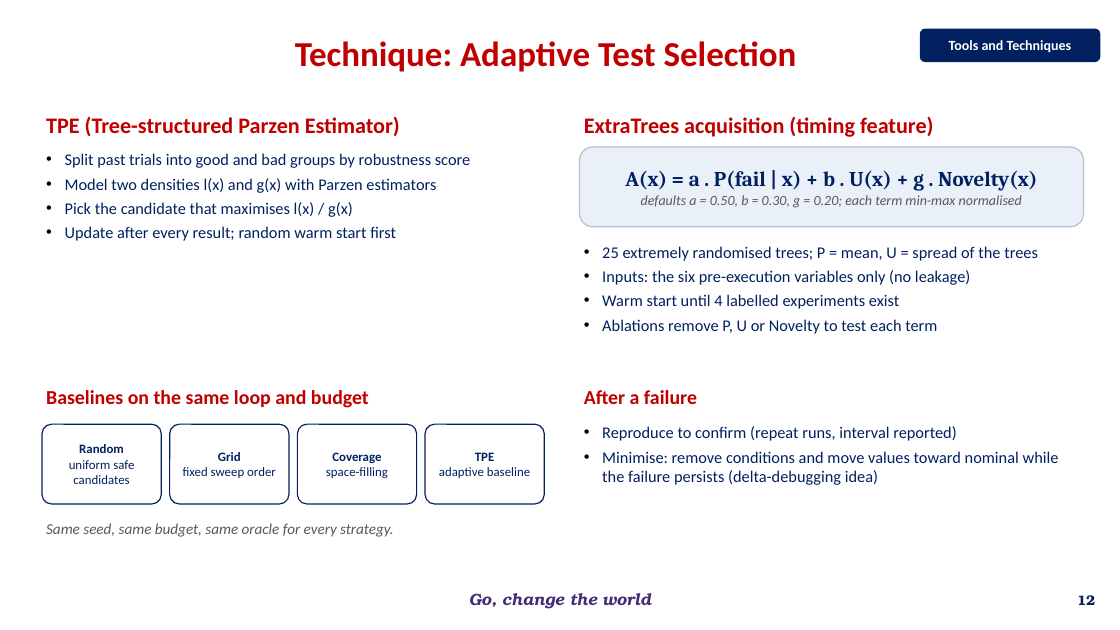
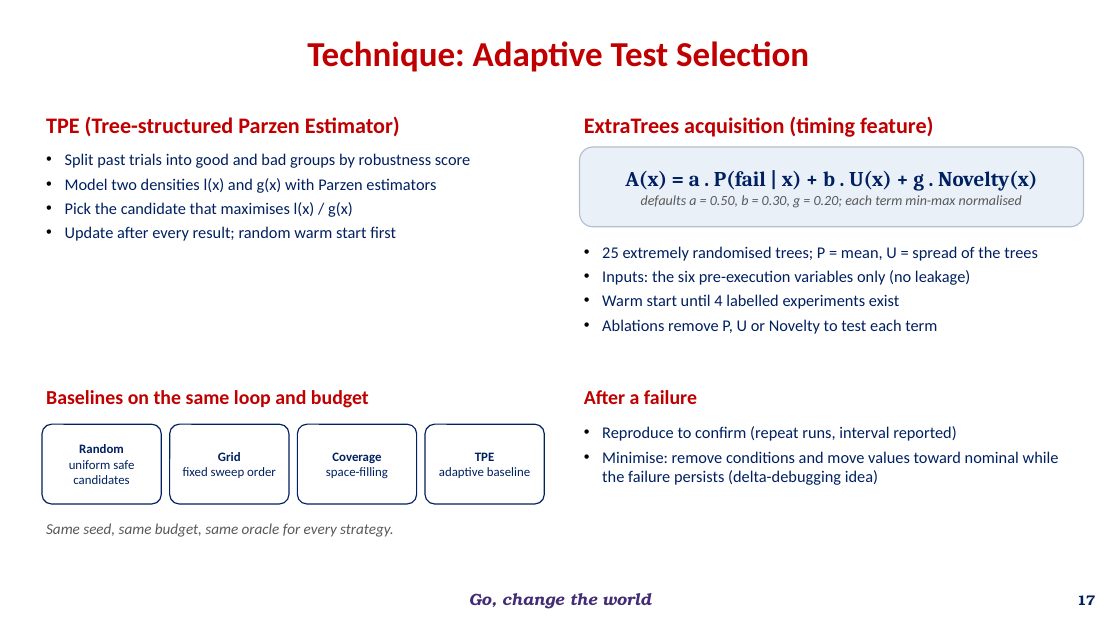
Before and after one commit to overclocked-2124/ChipCheck, a slide deck: slide 17 of docs/presentation/AI-Driven Adaptive Physical Testing for Embedded Systems - Phase 2.pptx (slide 12 before the commit). Drawn at 1120x630 pixels with LibreOffice and Linux fonts; fonts in the diff are those of the drawing; background and template pictures are left out. Boxes give left, top, right and bottom in pixels: in the first picture for what was removed or moved away, otherwise in the second. Text is boxed around its words. In the diff, an @@ line names an element or a change of style, - is before the commit and + after.

```diff
--- a/docs/presentation/AI-Driven Adaptive Physical Testing for Embedded Systems - Phase 2.pptx
+++ b/docs/presentation/AI-Driven Adaptive Physical Testing for Embedded Systems - Phase 2.pptx
@@ text "Technique: Adaptive Test Selection": place and size @@
-text "Technique: Adaptive Test Selection" at (295, 41, 797, 72)
+text "Technique: Adaptive Test Selection" at (307, 41, 809, 72)
@@ rounded rectangle removed at (920, 29, 1101, 62) @@
-Tools and Techniques
@@ page number at (1077, 595, 1095, 605): text changed @@
-12
+17
```
Also in this commit, not shown: 14 other slides changed, 8 slides added, 3 slides removed.
